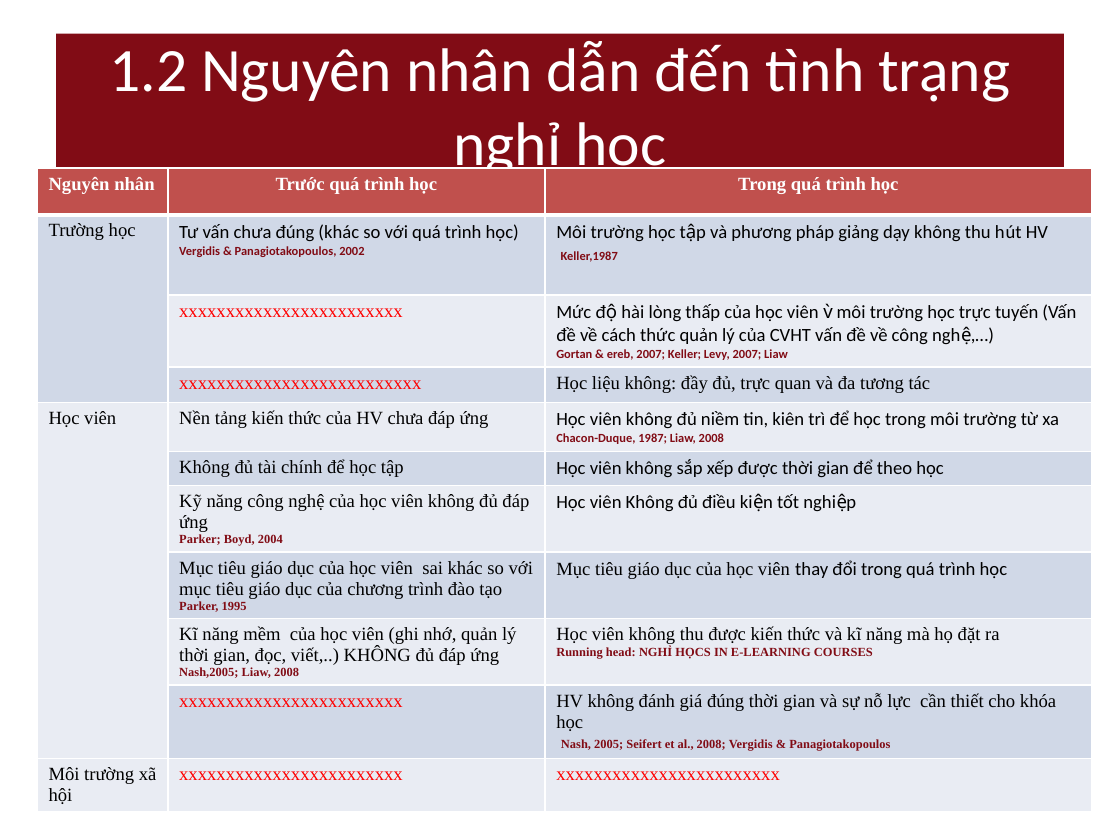
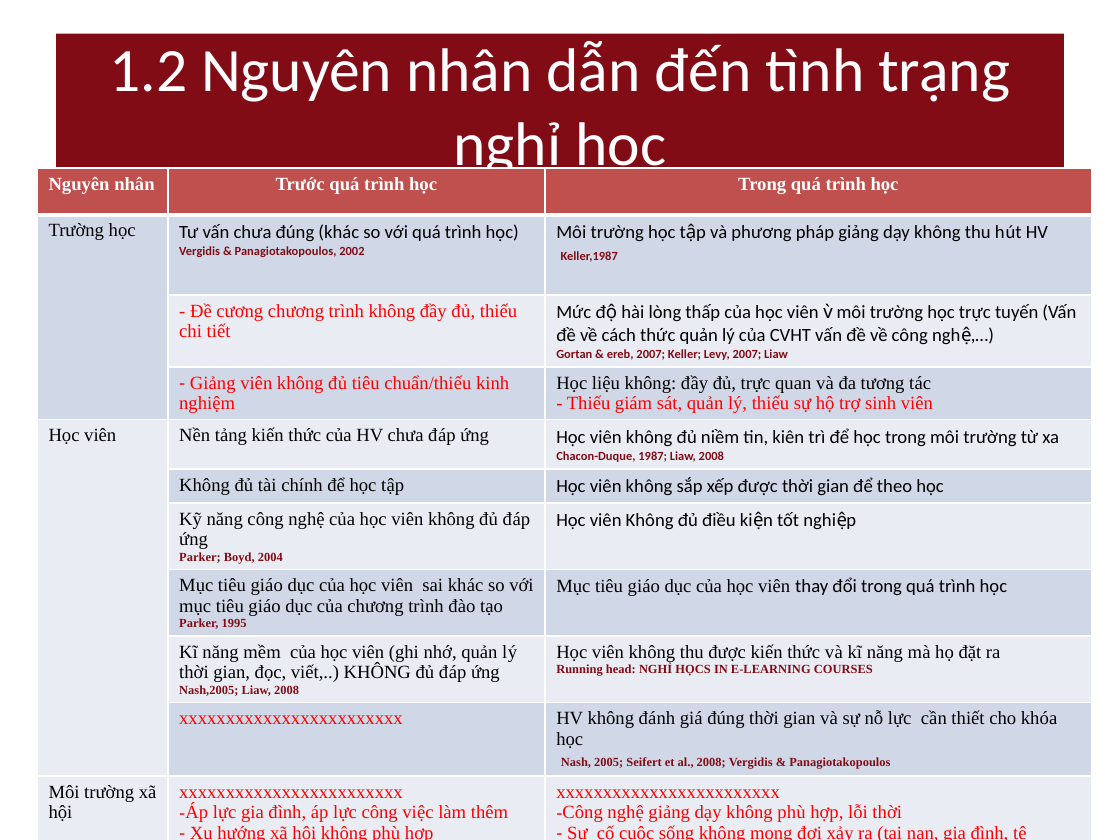
Before and after one commit to nguyendanhtu/drop-out, a slide deck: slide 4 of 01. Document/DropOut_Project_Report v_3.12.2011.pptx. Drawn at 1120x840 pixels with LibreOffice and Linux fonts; fonts in the diff are those of the drawing. Boxes give left, top, right and bottom in pixels: in the first picture for what was removed or moved away, otherwise in the second. Text is boxed around its words. In the diff, an @@ line names an element or a change of style, - is before the commit and + after.

```diff
--- a/01. Document/DropOut_Project_Report v_3.12.2011.pptx
+++ b/01. Document/DropOut_Project_Report v_3.12.2011.pptx
@@ table at [37,168,1092,840] @@
-row 3, column 2: xxxxxxxxxxxxxxxxxxxxxxxx
+row 3, column 2: - Đề cương chương trình không đầy đủ, thiếu chi tiết
-row 4, column 2: xxxxxxxxxxxxxxxxxxxxxxxxxx
+row 4, column 2: Giảng viên không đủ tiêu chuẩn/thiếu kinh nghiệm
-row 4, column 3: Học liệu không: đầy đủ, trực quan và đa tương tác
+row 4, column 3: Học liệu không: đầy đủ, trực quan và đa tương tác / - Thiếu giám sát, quản lý, thiếu sự hộ trợ sinh viên
-row 11, column 2: xxxxxxxxxxxxxxxxxxxxxxxx
+row 11, column 2: xxxxxxxxxxxxxxxxxxxxxxxx / Áp lực gia đình, áp lực công việc làm thêm / Xu hướng xã hội không phù hợp
-row 11, column 3: xxxxxxxxxxxxxxxxxxxxxxxx
+row 11, column 3: xxxxxxxxxxxxxxxxxxxxxxxx / Công nghệ giảng dạy không phù hợp, lỗi thời / Sự cố cuộc sống không mong đợi xảy ra (tai nạn, gia đình, tệ nạn, ...) / Xu hướng ngành nghề xã hội bị thay đổi (tác động giảm)
```
Also in this commit, not shown: 7 other slides changed, 6 other files.
